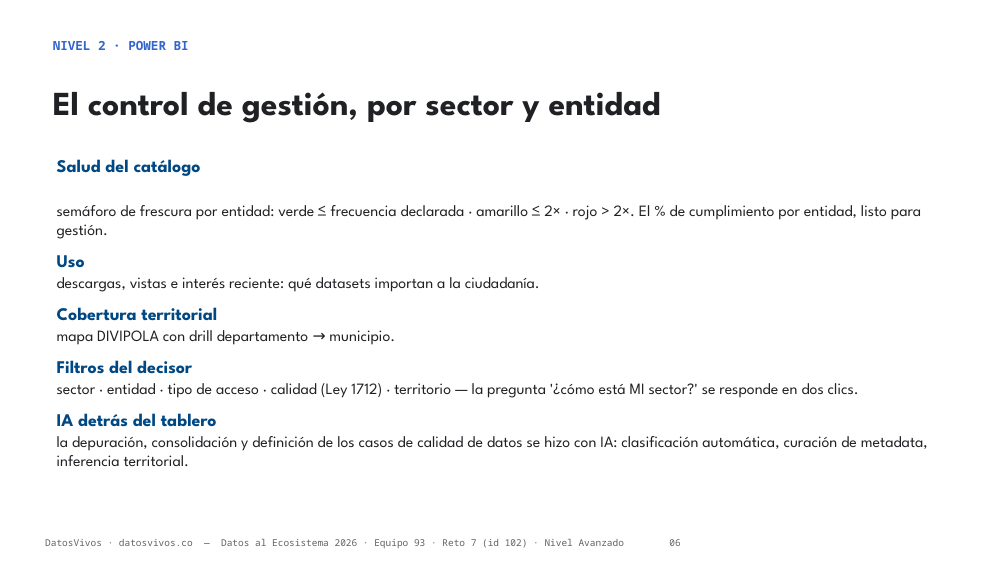
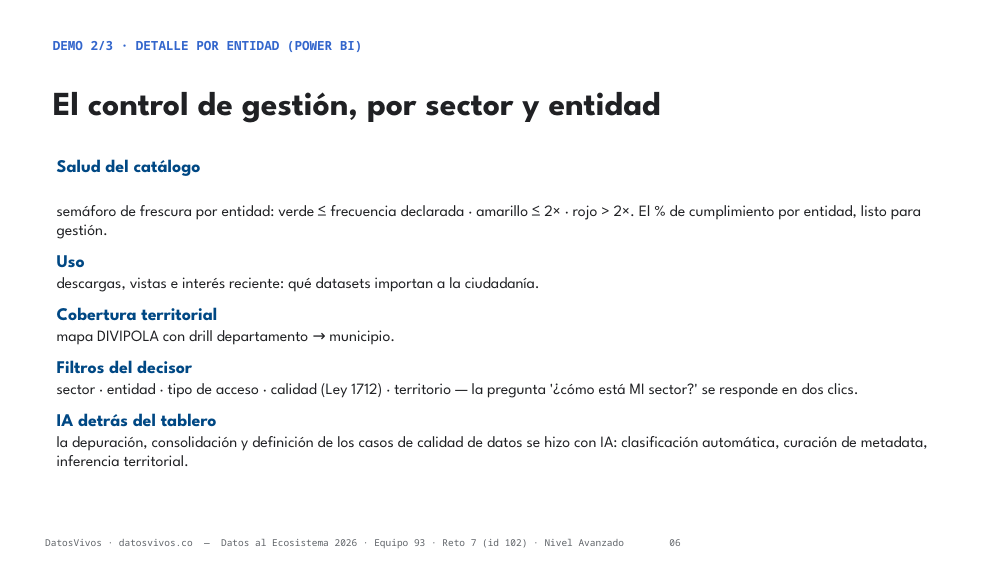
Before and after one commit to jsricop/DatosVivos, a slide deck: slide 6 of recursos/presentacion.pptx. Drawn at 1008x567 pixels with LibreOffice and Linux fonts; fonts in the diff are those of the drawing. Boxes give left, top, right and bottom in pixels: in the first picture for what was removed or moved away, otherwise in the second. Text is boxed around its words. In the diff, an @@ line names an element or a change of style, - is before the commit and + after.

```diff
--- a/recursos/presentacion.pptx
+++ b/recursos/presentacion.pptx
@@ text at [53,41,363,52]: text changed @@
-NIVEL 2 · POWER BI
+DEMO 2/3 · DETALLE POR ENTIDAD (POWER BI)
```
Also in this commit, not shown: 3 other slides changed, 3 other files.
